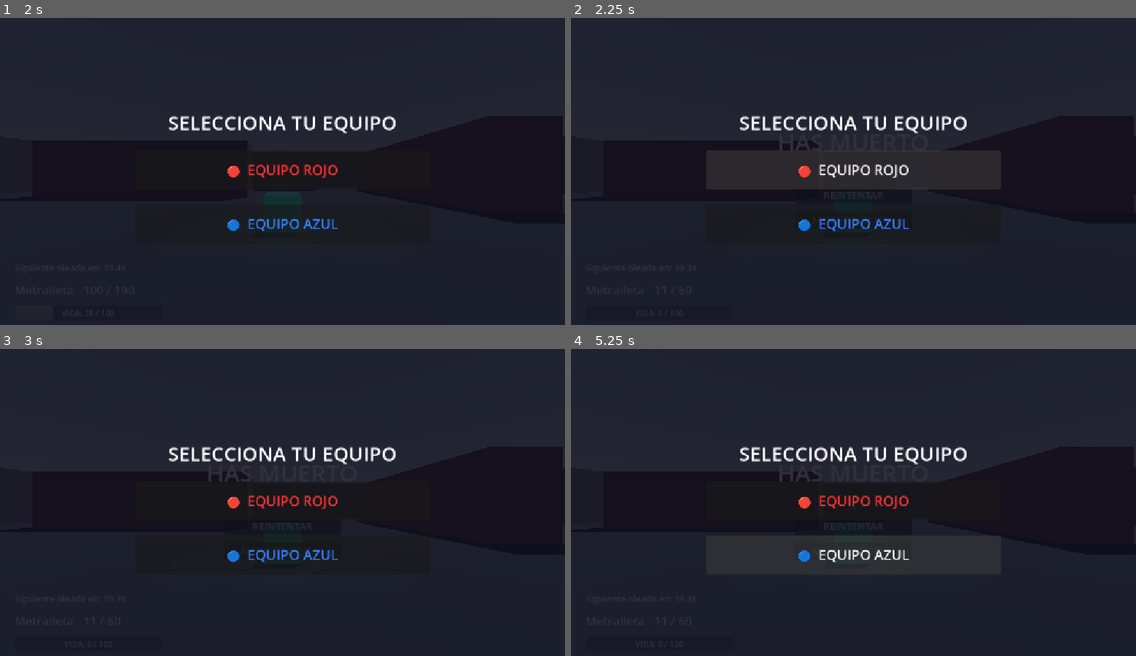
Above: before the commit, frames 1-4 (two rows, left to right).
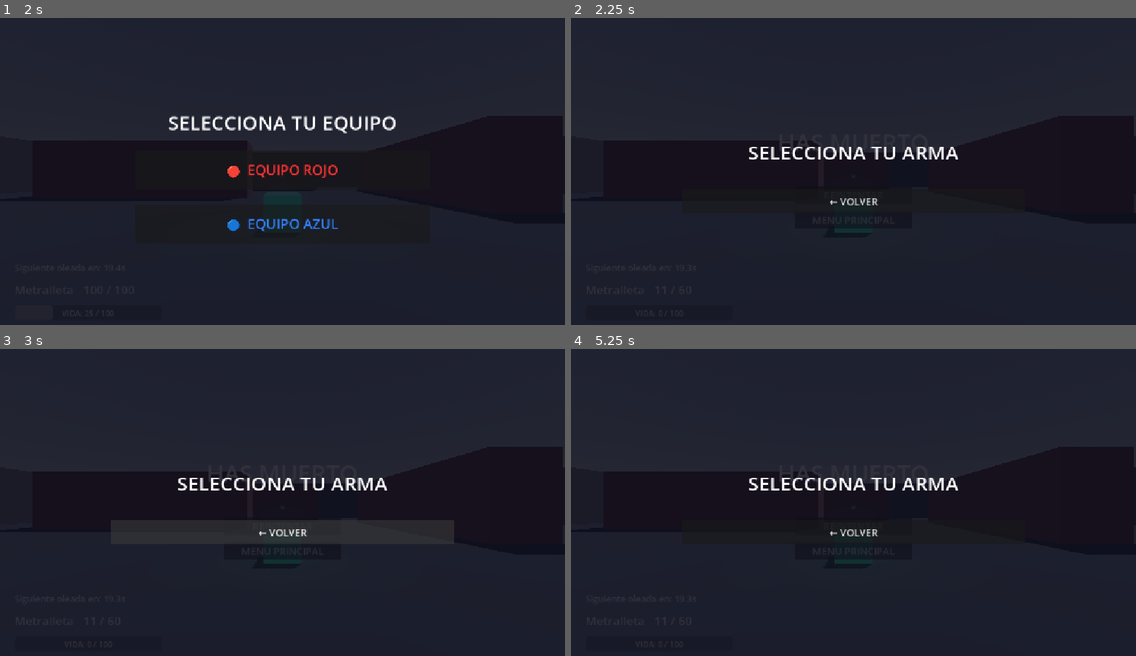
Above: after the commit, the same moments.

Repository: Jillkrav/Fps-Prueba
Game: Godot game, scene res://scenes/main_menu.tscn
The game is run twice, just before and just after one commit, with the same random seed, the same clock (stepped at 60 frames per second) and the same inputs. The engine's default icon, where the game draws it, is replaced by a stand-in: a white triangle on a blue panel in a dark square.
Inputs:
- Up to frame 1 (2 s): click "JUGAR" at 0.5 s; click "MAPA 1 (Laberíntico)" at 1.25 s
- Up to frame 2 (2.25 s): click "🔴 EQUIPO ROJO" at 2 s
- Up to frame 3 (3 s): click "REINTENTAR" at 2.75 s
- Up to frame 4 (5.25 s): click "REINTENTAR" at 3.5 s; click "REINTENTAR" at 4.25 s; click "MENU PRINCIPAL" at 5 s

Frame 1 is identical in both runs. In frame 2, 5.3% of the frame differs, in the area x 24-71%, y 31-70%; in frame 3, 3.7%; in frame 4, 2.9%.
Error before the commit: Cannot call method 'clear' on a null value. (res://scripts/dev_menu.gd:79)
Error after the commit: Invalid access to property or key 'theme_override_font_sizes' on a base object of type 'OptionButton'. (res://scripts/dev_menu.gd:85)

Commit message:
fix: team_weapon_selector extends CanvasLayer + nodos reales; dev_menu elimina OptArmaCfg inexistente

Diff:
--- a/scripts/dev_menu.gd
+++ b/scripts/dev_menu.gd
@@ -1,11 +1,9 @@
 ## Menu de desarrollo. Se activa con Q desde hud.gd.
-## Permite: ponerse invisible a los NPC y spawnear cualquier NPC con cualquier arma del JSON.
+## Nodo DevMenu en hud.tscn es tipo Control → extends Control.
 extends Control
 
 # ─────────────────────────────────────────────────────
 # ESCENAS DE NPC BASE DISPONIBLES
-# Solo 2 tipos: con arma (pistolero) y melee.
-# El arma se asigna por separado desde el selector.
 # ─────────────────────────────────────────────────────
 
 const NPC_CON_ARMA: String = "res://scenes/npcs/npc_pistolero.tscn"
@@ -13,6 +11,16 @@
 
 # ─────────────────────────────────────────────────────
 # REFERENCIAS DE NODOS  (estructura real de hud.tscn)
+# DevMenu
+#   ├── PanelPrincipal/VBox/BtnInvisible
+#   ├── PanelPrincipal/VBox/BtnGenerar
+#   ├── PanelPrincipal/VBox/LblStatus
+#   └── PanelNPC/VBox/
+#         ├── GridAtributos/OptRelacion
+#         ├── GridAtributos/OptExperiencia
+#         ├── GridAtributos/OptArma   ← selector de TIPO (Con Arma / Melee)
+#         ├── BtnSpawn
+#         └── BtnVolver
 # ─────────────────────────────────────────────────────
 
 @onready var panel_principal: Panel        = $PanelPrincipal
@@ -24,16 +32,12 @@
 @onready var opt_equipo: OptionButton      = $PanelNPC/VBox/GridAtributos/OptRelacion
 @onready var opt_experiencia: OptionButton = $PanelNPC/VBox/GridAtributos/OptExperiencia
 @onready var opt_tipo_npc: OptionButton    = $PanelNPC/VBox/GridAtributos/OptArma
-@onready var opt_arma: OptionButton        = $PanelNPC/VBox/GridAtributos/OptArmaCfg
 @onready var lbl_status: Label             = $PanelPrincipal/VBox/LblStatus
-@onready var lbl_arma_detalle: Label       = get_node_or_null("PanelNPC/VBox/LblArmaDetalle")
-
-# ─────────────────────────────────────────────────────
-# ESTADO INTERNO
-# ─────────────────────────────────────────────────────
-
+
+# Selector de arma creado dinámicamente (no existe como nodo fijo en la escena)
+var opt_arma_dinamico: OptionButton = null
+var _armas_lista: Array[String] = []
 var is_invisible: bool = false
-var _armas_lista: Array[String] = []
 
 # ─────────────────────────────────────────────────────
 # CICLO DE VIDA
@@ -42,7 +46,7 @@
 func _ready() -> void:
 	process_mode = Node.PROCESS_MODE_ALWAYS
 
-	# ── Tipo de NPC: Con Arma o Melee ─────────────────────────────────
+	# ── Tipo de NPC ───────────────────────────────────────────────────
 	opt_tipo_npc.clear()
 	opt_tipo_npc.add_item("Con Arma")
 	opt_tipo_npc.add_item("Melee")
@@ -59,8 +63,8 @@
 	opt_experiencia.add_item("Media", NpcBase.Experiencia.MEDIA)
 	opt_experiencia.add_item("Alta",  NpcBase.Experiencia.ALTA)
 
-	# ── Armas desde ConfigManager ─────────────────────────────────────
-	_populate_armas()
+	# ── Crear selector de arma dinámico ───────────────────────────────
+	_crear_selector_arma()
 
 	# ── Estado inicial ────────────────────────────────────────────────
 	visible = false
@@ -71,25 +75,39 @@
 	btn_generar.pressed.connect(_on_generar_pressed)
 	btn_spawn.pressed.connect(_on_spawn_pressed)
 	btn_volver.pressed.connect(_on_volver_pressed)
-	opt_arma.item_selected.connect(_on_arma_selected)
-
-# Lee las armas disponibles desde ConfigManager
-func _populate_armas() -> void:
+
+# Crea un OptionButton dinámico para armas debajo del GridAtributos
+func _crear_selector_arma() -> void:
+	if opt_arma_dinamico != null:
+		opt_arma_dinamico.queue_free()
+
+	opt_arma_dinamico = OptionButton.new()
+	opt_arma_dinamico.theme_override_font_sizes["font_size"] = 14
+	$PanelNPC/VBox.add_child(opt_arma_dinamico)
+	# Mover antes del BtnSpawn
+	$PanelNPC/VBox.move_child(opt_arma_dinamico, btn_spawn.get_index())
+
+	_poblar_armas()
+
+func _poblar_armas() -> void:
+	if opt_arma_dinamico == null:
+		return
 	_armas_lista.clear()
-	opt_arma.clear()
-	# Obtener todas las categorías y armas del JSON
-	var armas_cfg: Dictionary = {}
+	opt_arma_dinamico.clear()
+
+	var armas_raw: Dictionary = {}
 	if ConfigManager and ConfigManager._data.has("Armas"):
-		armas_cfg = ConfigManager._data["Armas"]
-	for categoria in armas_cfg.values():
-		for nombre in categoria.keys():
+		armas_raw = ConfigManager._data["Armas"]
+
+	for categoria in armas_raw.keys():
+		for nombre in armas_raw[categoria].keys():
 			_armas_lista.append(nombre)
-			opt_arma.add_item(nombre)
-	# Fallback si no hay config cargada
+			opt_arma_dinamico.add_item("%s [%s]" % [nombre, categoria])
+
 	if _armas_lista.is_empty():
 		_armas_lista = ["USP"]
-		opt_arma.add_item("USP")
-	opt_arma.disabled = false
+		opt_arma_dinamico.add_item("USP [Pistolas]")
+		push_warning("DevMenu: sin armas en ConfigManager, usando USP como fallback")
 
 # ─────────────────────────────────────────────────────
 # TOGGLE DEL MENU
@@ -124,36 +142,15 @@
 func _on_generar_pressed() -> void:
 	panel_principal.visible = false
 	panel_npc.visible = true
-	# Refrescar armas al abrir el panel
-	_populate_armas()
 
 func _on_volver_pressed() -> void:
 	panel_npc.visible = false
 	panel_principal.visible = true
 
 func _on_tipo_npc_changed(index: int) -> void:
-	# Si es Melee, deshabilitar selector de arma
 	var es_melee: bool = (index == 1)
-	opt_arma.disabled = es_melee
-	if lbl_arma_detalle:
-		lbl_arma_detalle.text = ""
-
-func _on_arma_selected(index: int) -> void:
-	if lbl_arma_detalle == null:
-		return
-	if index < 0 or index >= _armas_lista.size():
-		return
-	var nombre: String = _armas_lista[index]
-	var cfg: Dictionary = ConfigManager.get_arma(nombre)
-	if cfg.is_empty():
-		lbl_arma_detalle.text = ""
-		return
-	lbl_arma_detalle.text = "%s  |  Daño: %s  |  Cadencia: %ss  |  Cargador: %s" % [
-		nombre,
-		str(cfg.get("DañoAlNPC", "?")),
-		str(cfg.get("SegundosPorBala", "?")),
-		str(cfg.get("TamañoCargador", "?"))
-	]
+	if opt_arma_dinamico != null:
+		opt_arma_dinamico.disabled = es_melee
 
 func _on_spawn_pressed() -> void:
 	var es_melee: bool = (opt_tipo_npc.get_selected() == 1)
@@ -169,17 +166,14 @@
 		push_error("DevMenu: la escena no es un NpcBase: " + escena_path)
 		return
 
-	# ── Aplicar equipo y experiencia ──────────────────────────────────
 	npc.equipo      = opt_equipo.get_selected_id() as NpcBase.Equipo
 	npc.experiencia = opt_experiencia.get_selected_id() as NpcBase.Experiencia
 
-	# ── Asignar arma si no es melee ───────────────────────────────────
-	if not es_melee and _armas_lista.size() > 0:
-		var idx: int = opt_arma.get_selected()
+	if not es_melee and opt_arma_dinamico != null:
+		var idx: int = opt_arma_dinamico.get_selected()
 		if idx >= 0 and idx < _armas_lista.size():
 			npc.nombre_arma = _armas_lista[idx]
 
-	# ── Spawn cerca del jugador ───────────────────────────────────────
 	var player: Node3D = get_tree().get_first_node_in_group("player") as Node3D
 	if not player:
 		push_error("DevMenu: no se encontró al jugador")
@@ -194,11 +188,16 @@
 	world.add_child(npc)
 	npc.global_transform.origin = spawn_pos
 
-	var nombre_arma_txt: String = _armas_lista[opt_arma.get_selected()] if not es_melee else "Melee"
-	lbl_status.text = "NPC spawneado | %s | %s | Arma: %s" % [
+	var arma_txt: String = "Melee"
+	if not es_melee and opt_arma_dinamico != null:
+		var idx: int = opt_arma_dinamico.get_selected()
+		if idx >= 0 and idx < _armas_lista.size():
+			arma_txt = _armas_lista[idx]
+
+	lbl_status.text = "NPC: %s | %s | Arma: %s" % [
 		opt_equipo.get_item_text(opt_equipo.get_selected()),
 		opt_experiencia.get_item_text(opt_experiencia.get_selected()),
-		nombre_arma_txt
+		arma_txt
 	]
 	panel_npc.visible = false
 	panel_principal.visible = true
--- a/scripts/team_weapon_selector.gd
+++ b/scripts/team_weapon_selector.gd
@@ -1,79 +1,89 @@
 # scripts/team_weapon_selector.gd
 # Pantalla de selección de equipo y arma antes de entrar al mapa.
-# Rellena los OptionButton con los datos reales de skill.cfg.json.
-extends Control
+# Nodo raíz de la escena es CanvasLayer → extends CanvasLayer.
+extends CanvasLayer
 
-@onready var opt_equipo:  OptionButton = $VBox/OptEquipo
-@onready var opt_arma:    OptionButton = $VBox/OptArma
-@onready var btn_jugar:   Button       = $VBox/BtnJugar
-@onready var lbl_detalle: Label        = $VBox/LblDetalle
+# Referencias reales de team_weapon_selector.tscn
+@onready var team_panel:      VBoxContainer = $TeamPanel
+@onready var weapon_panel:    VBoxContainer = $WeaponPanel
+@onready var btn_rojo:        Button        = $TeamPanel/BtnRojo
+@onready var btn_azul:        Button        = $TeamPanel/BtnAzul
+@onready var btn_metralleta:  Button        = $WeaponPanel/WeaponsRow/BtnMetralleta
+@onready var btn_escopeta:    Button        = $WeaponPanel/WeaponsRow/BtnEscopeta
+@onready var btn_volver:      Button        = $WeaponPanel/BtnVolver
+@onready var weapon_title:    Label         = $WeaponPanel/Title
 
-# Lista paralela para recuperar el nombre de arma por índice
+# Lista de armas disponibles (del JSON), se rellena dinámicamente
 var _armas_lista: Array[String] = []
+var _armas_buttons: Array[Button] = []
+var _selected_team: String = "azul"
 
 func _ready() -> void:
-	# ── Equipos ──────────────────────────────────────────────────────
-	opt_equipo.clear()
-	opt_equipo.add_item("Equipo Azul (Aliado)",   0)
-	opt_equipo.add_item("Equipo Rojo (Enemigo)",  1)
-	# Por defecto: azul
-	opt_equipo.select(0)
-
-	# ── Armas desde ConfigManager ────────────────────────────────────
+	team_panel.visible   = true
+	weapon_panel.visible = false
+	# Señales de equipo ya conectadas en la escena
+	# Poblar botones de armas dinámicamente desde ConfigManager
 	_poblar_armas()
-
-	# Mostrar detalle del arma seleccionada al inicio
-	_on_arma_seleccionada(0)
-
-	opt_arma.item_selected.connect(_on_arma_seleccionada)
-	btn_jugar.pressed.connect(_on_jugar_pressed)
 
 func _poblar_armas() -> void:
 	_armas_lista.clear()
-	opt_arma.clear()
-	var armas_raw: Dictionary = ConfigManager._data.get("Armas", {})
-	for categoria: String in armas_raw.keys():
-		var cat_dict: Dictionary = armas_raw[categoria]
-		for nombre_arma: String in cat_dict.keys():
-			_armas_lista.append(nombre_arma)
-			opt_arma.add_item("%s  [%s]" % [nombre_arma, categoria])
+	# Eliminar botones dinámicos previos (mantener BtnVolver)
+	for btn in _armas_buttons:
+		btn.queue_free()
+	_armas_buttons.clear()
 
-	if _armas_lista.is_empty():
-		push_error("TeamWeaponSelector: No se encontraron armas en skill.cfg.json")
+	var armas_raw: Dictionary = {}
+	if ConfigManager and ConfigManager._data.has("Armas"):
+		armas_raw = ConfigManager._data["Armas"]
 
-func _on_arma_seleccionada(index: int) -> void:
-	if index < 0 or index >= _armas_lista.size():
-		return
-	var nombre: String = _armas_lista[index]
-	var cfg: Dictionary = ConfigManager.get_arma(nombre)
-	if cfg.is_empty():
-		lbl_detalle.text = ""
-		return
-	lbl_detalle.text = (
-		"%s\nDaño al jugador: %s  |  Daño al NPC: %s\nCargador: %s  |  Reserva: %s\nCadencia: %ss/bala  |  Recarga: %ss" % [
-			nombre,
-			str(cfg.get("DañoAlJugador", "—")),
-			str(cfg.get("DañoAlNPC", "—")),
-			str(cfg.get("TamañoCargador", "—")),
-			str(cfg.get("ReservaMunicionMaxima", "—")),
-			str(cfg.get("SegundosPorBala", "—")),
-			str(cfg.get("TiempoRecargaSegundos", "—")),
-		]
-	)
+	# Ocultar botones hardcodeados de la escena (Metralleta/Escopeta) si hay config
+	if not armas_raw.is_empty():
+		btn_metralleta.visible = false
+		btn_escopeta.visible   = false
+		var row: HBoxContainer = $WeaponPanel/WeaponsRow
+		for categoria in armas_raw.keys():
+			for nombre_arma in armas_raw[categoria].keys():
+				_armas_lista.append(nombre_arma)
+				var btn := Button.new()
+				btn.text = nombre_arma
+				btn.custom_minimum_size = Vector2(160, 80)
+				btn.theme_override_font_sizes["font_size"] = 18
+				btn.pressed.connect(_on_weapon_pressed.bind(nombre_arma))
+				row.add_child(btn)
+				_armas_buttons.append(btn)
+	# Fallback: si no hay config usar los botones hardcodeados
+	else:
+		btn_metralleta.visible = true
+		btn_escopeta.visible   = true
 
-func _on_jugar_pressed() -> void:
-	if _armas_lista.is_empty():
-		return
+func _on_team_rojo_pressed() -> void:
+	_selected_team = "rojo"
+	team_panel.visible   = false
+	weapon_panel.visible = true
 
-	# ── Guardar equipo ────────────────────────────────────────────────
-	match opt_equipo.get_selected_id():
-		0: GameState.selected_team = "azul"
-		1: GameState.selected_team = "rojo"
+func _on_team_azul_pressed() -> void:
+	_selected_team = "azul"
+	team_panel.visible   = false
+	weapon_panel.visible = true
 
-	# ── Guardar arma ─────────────────────────────────────────────────
-	var arma_idx: int = opt_arma.get_selected()
-	if arma_idx >= 0 and arma_idx < _armas_lista.size():
-		GameState.selected_weapon = _armas_lista[arma_idx]
+func _on_weapon_pressed(nombre_arma: String) -> void:
+	_confirmar_seleccion(nombre_arma)
 
-	# ── Cargar mapa ───────────────────────────────────────────────────
-	get_tree().change_scene_to_file(GameState.selected_map)
+func _on_weapon_metralleta_pressed() -> void:
+	_confirmar_seleccion("MP7")
+
+func _on_weapon_escopeta_pressed() -> void:
+	_confirmar_seleccion("M3")
+
+func _on_weapon_back_pressed() -> void:
+	weapon_panel.visible = false
+	team_panel.visible   = true
+
+func _confirmar_seleccion(nombre_arma: String) -> void:
+	var gs: Node = get_node_or_null("/root/GameState")
+	if gs:
+		if "selected_weapon" in gs:
+			gs.selected_weapon = nombre_arma
+		if "selected_team" in gs:
+			gs.selected_team = _selected_team
+	queue_free()
